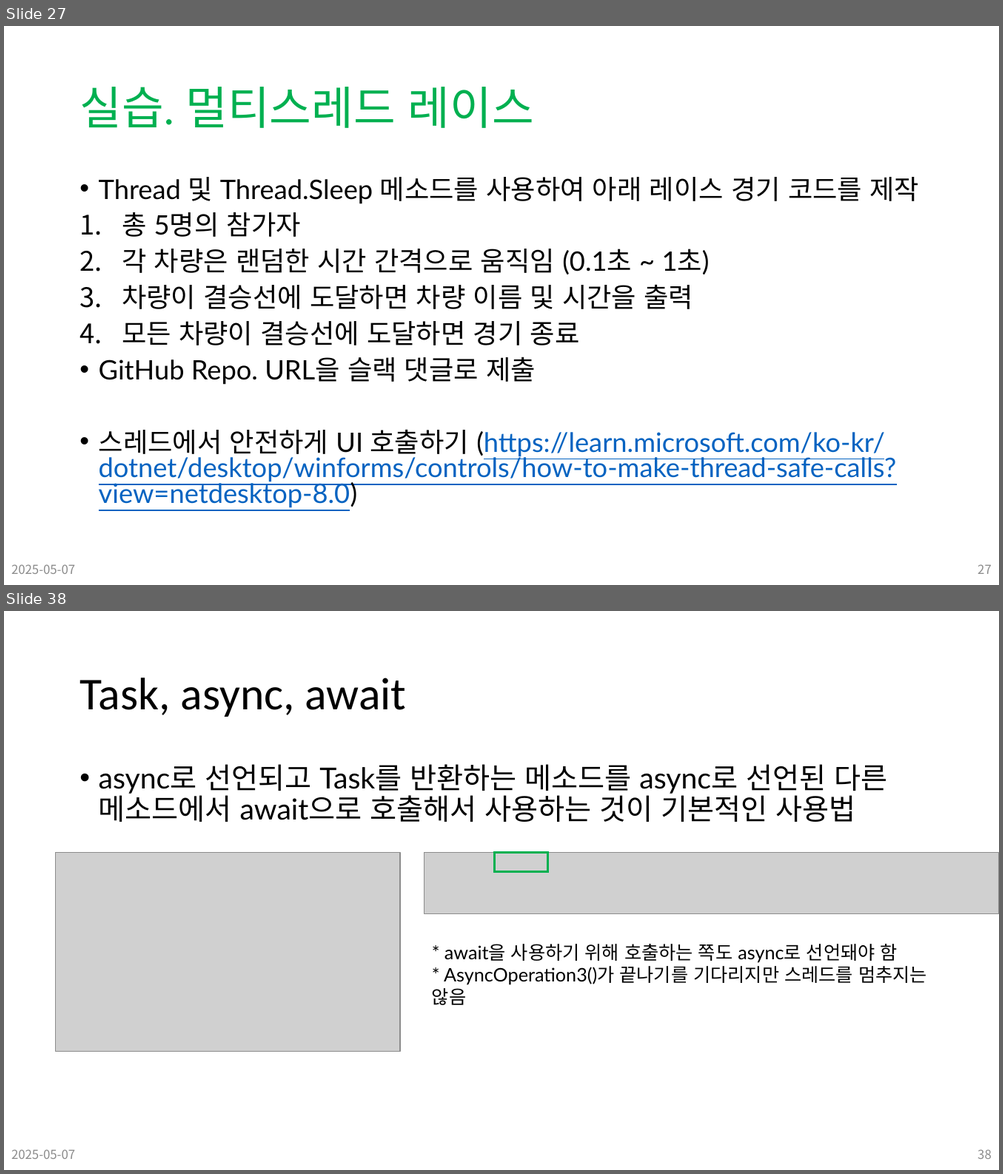
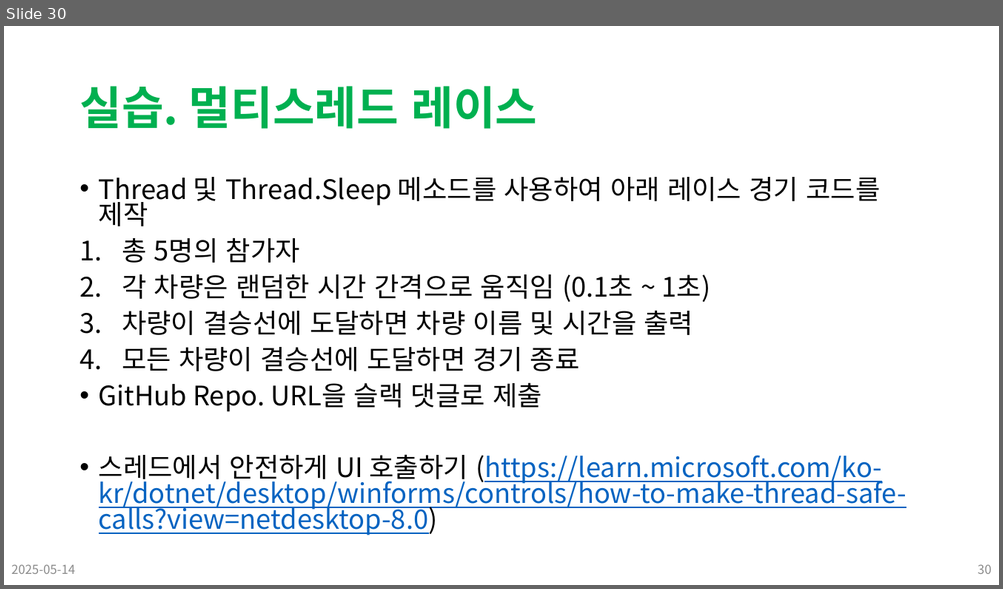
Before and after one commit to Leader-Lesson/KDT_SF_Short_5th, a slide deck: material/14_CSharp_심화문법 (컬렉션).pptx. Shown one above the other, each under a label of ours: slides 27 and 38 before the commit, slide 30 after it; the slides between them are not shown. The pictures are 1003x1174 and 1003x589 pixels, drawn with LibreOffice and Linux fonts; fonts in the diff are those of the drawing; grey boxes stand for pictures; background and template pictures are left out. Boxes give left, top, right and bottom in pixels: in the first picture for what was removed or moved away, otherwise in the second. Text is boxed around its words. In the diff, an @@ line names an element or a change of style, - is before the commit and + after.

```diff
--- a/material/14_CSharp_심화문법 (컬렉션).pptx
+++ b/material/14_CSharp_심화문법 (컬렉션).pptx
@@ slide 38 removed at (4, 611, 999, 1170), background #FFFFFF @@
@@ title removed at (79, 678, 407, 717) @@
-Task, async, await
@@ text removed at (99, 764, 887, 822) @@
-• async로 선언되고 Task를 반환하는 메소드를 async로 선언된 다른 메소드에서 await으로 호출해서 사용하는 것이 기본적인 사용법
@@ picture removed at (56, 853, 400, 1052) @@
@@ picture removed at (424, 853, 999, 914) @@
@@ rectangle removed at (494, 853, 547, 872) @@
@@ text removed at (444, 944, 927, 985) @@
-* await을 사용하기 위해 호출하는 쪽도 async로 선언돼야 함
-* AsyncOperation3()가 끝나기를 기다리지만 스레드를 멈추지는 않음
@@ text removed at (11, 1150, 75, 1159) @@
-2025-05-07
@@ page number removed at (977, 1150, 991, 1159) @@
-38
@@ what was slide 27 is now slide 30 @@
@@ slide 30 changed as well @@
@@ title "실습. 멀티스레드 레이스" at (79, 86, 538, 129): font Calibri to Noto Sans CJK KR, bold on @@
@@ text "Thread 및 Thread.Sleep 메소드를 사용하여 ..." at (99, 177, 906, 536): font Lato to Noto Sans CJK KR @@
@@ text at (11, 565, 75, 574): text changed @@
-2025-05-07
+2025-05-14
@@ page number at (977, 565, 991, 574): text changed @@
-27
+30
```
Also in this commit, not shown: 26 other slides changed, 3 slides added, 15 other slides removed, 27 other files.
